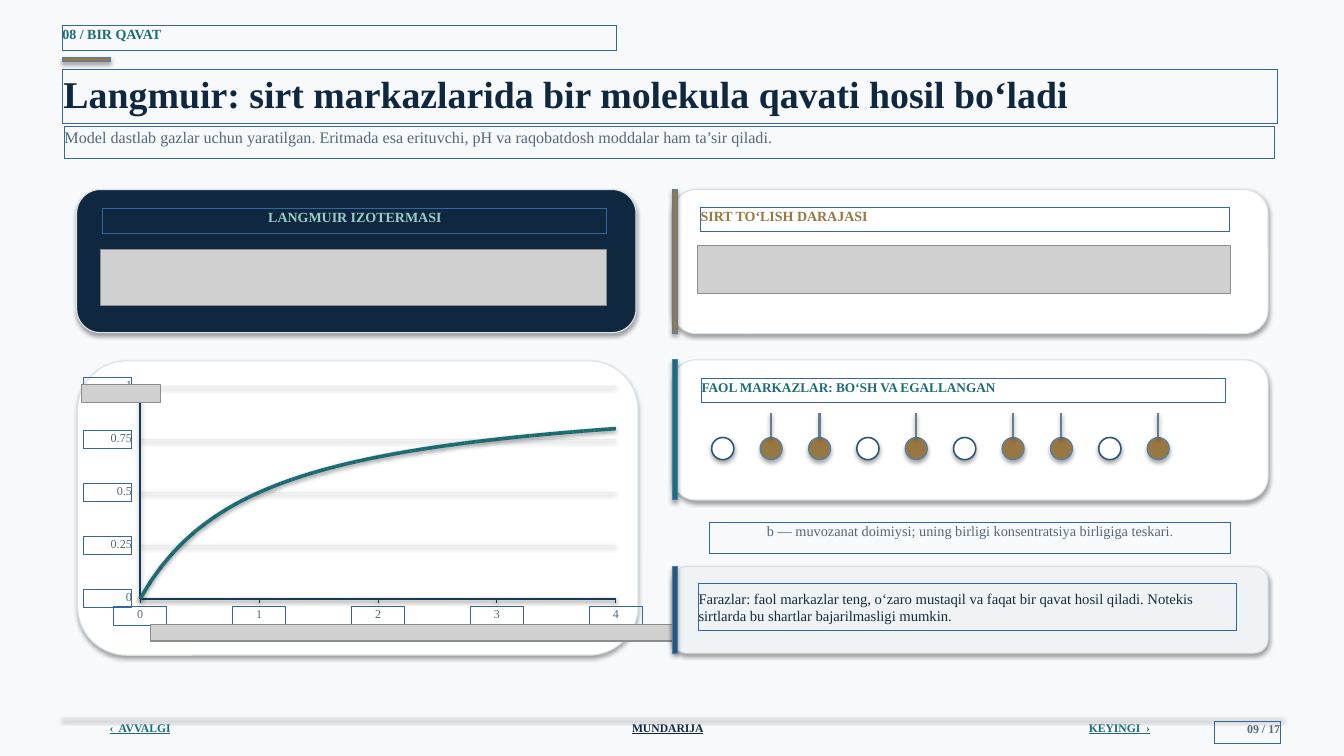
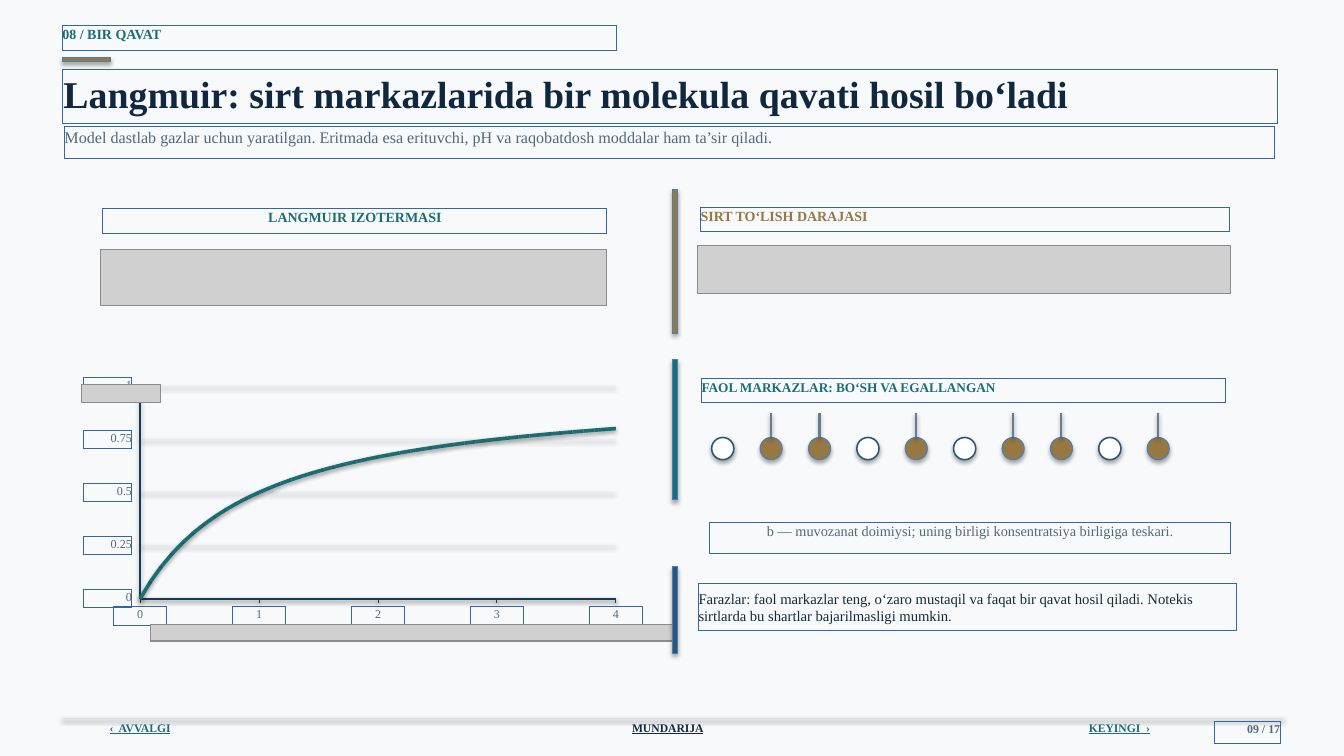
Before and after one commit to jabborovd18-collab/taqdimot-fayllari, a slide deck: slide 9 of sirt_hodisalari_adsorbsiya_ilmi.pptx. Drawn at 1344x756 pixels with LibreOffice and Linux fonts; fonts in the diff are those of the drawing; grey boxes stand for pictures; background and template pictures are left out. Boxes give left, top, right and bottom in pixels: in the first picture for what was removed or moved away, otherwise in the second. Text is boxed around its words. In the diff, an @@ line names an element or a change of style, - is before the commit and + after.

```diff
--- a/sirt_hodisalari_adsorbsiya_ilmi.pptx
+++ b/sirt_hodisalari_adsorbsiya_ilmi.pptx
@@ rounded rectangle removed at (77, 190, 636, 333) @@
@@ text "LANGMUIR IZOTERMASI" at (268, 212, 442, 222): text colour #9ACBC6 to #1D6D75 @@
@@ rounded rectangle removed at (673, 190, 1268, 334) @@
@@ rounded rectangle removed at (78, 361, 638, 655) @@
@@ rounded rectangle removed at (673, 360, 1268, 500) @@
@@ rounded rectangle removed at (673, 567, 1268, 653) @@
```
Also in this commit, not shown: 15 other slides changed.
